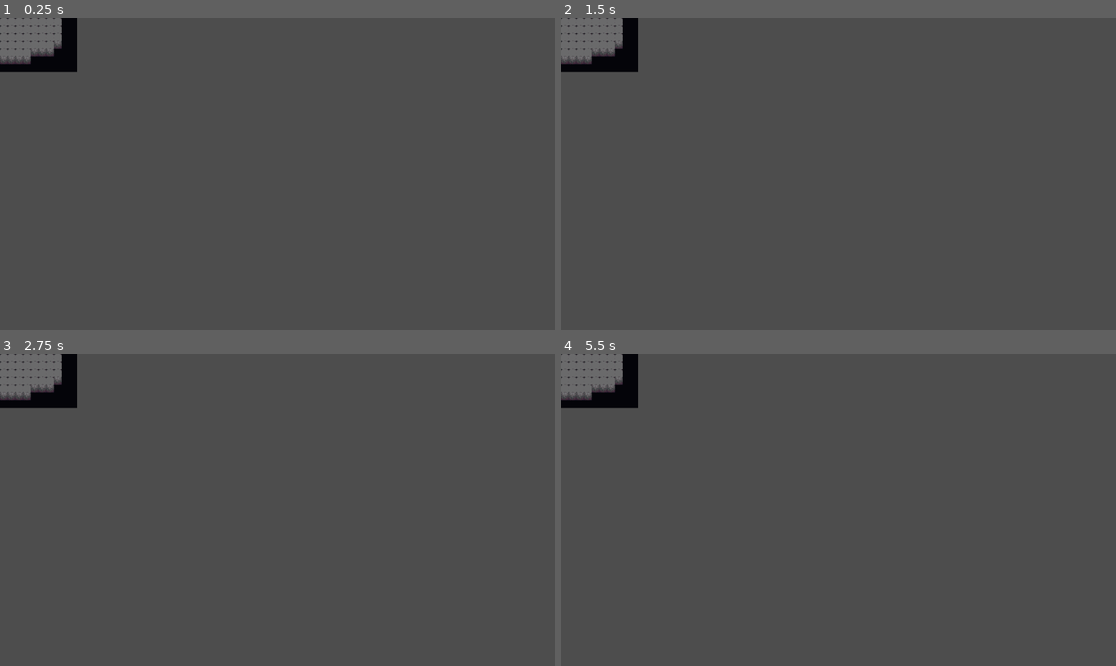
Above: before the commit, frames 1-4 (two rows, left to right).
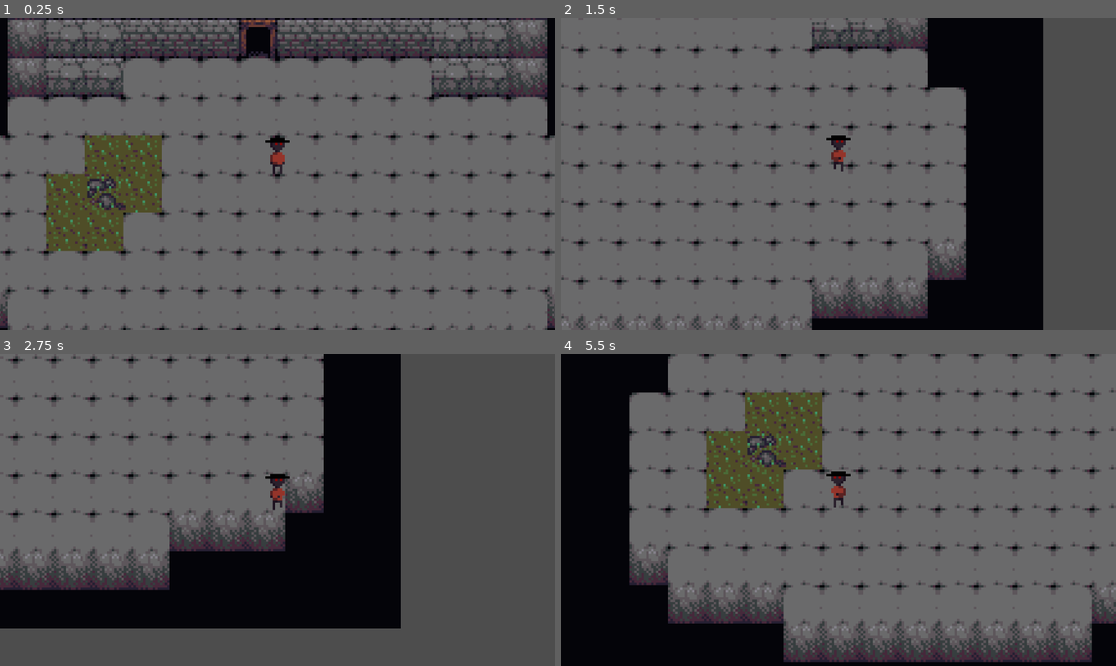
Above: after the commit, the same moments.

Repository: EnterGilgamesh/Castrum-Mortuorum
Game: Godot game, scene res://test_level_0.tscn
Same seed, same stepped clock (60 frames per second), same inputs: the game is played once before the commit and once after it. The project has no main scene, so this scene is started directly.
Inputs (mouse positions are in pixels of both pictures, inside the frame that each line leads up to):
- Up to frame 1 (0.25 s): no input
- Up to frame 2 (1.5 s): tap Enter at 0.5 s; move the mouse to (960, 158) at 0.52 s; hold D (Move right, bound only after the commit) 0.53-1.28 s; click (960, 158) at 0.6 s; move the mouse to (727, 189) at 1.27 s; hold S (Move down, bound only after the commit) from 1.28 s (still down); click (727, 189) at 1.35 s
- Up to frame 3 (2.75 s): move the mouse to (333, 441) at 2.02 s; release S (Move down, bound only after the commit) at 2.03 s; hold D (Move right, bound only after the commit) from 2.03 s (still down); click (333, 441) at 2.1 s
- Up to frame 4 (5.5 s): move the mouse to (810, 572) at 2.77 s; release D (Move right, bound only after the commit) at 2.78 s; hold W (Move up, bound only after the commit) 2.78-3.53 s; click (810, 572) at 2.85 s; move the mouse to (1005, 556) at 3.52 s; hold A (Move left, bound only after the commit) 3.53-5.03 s; click (1005, 556) at 3.6 s; move the mouse to (672, 463) at 4.27 s; click (672, 463) at 4.35 s; move the mouse to (866, 510) at 5.02 s; hold S (Move down, bound only after the commit) from 5.03 s (still down); click (866, 510) at 5.1 s

The runs differ from the first frame. In frame 1, 83% of the frame differs, in the area x 0-100%, y 0-100%; in frame 2, 76%; in frame 3, 55%; in frame 4, 86%.

Commit message:
you can finally move!

Diff:
--- /dev/null
+++ b/castrum-mortuorum/player.gd
@@ -0,0 +1,38 @@
+extends CharacterBody2D
+
+
+@export var speed : float = 6000.0
+@export var attack_velocity : float = 3000.0
+
+@export var allow_input : bool = true
+
+
+func _physics_process(delta: float) -> void:
+	var direction = Vector2(Input.get_axis("Move left", "Move right"), Input.get_axis("Move up", "Move down"))
+
+	movement(delta, direction)
+	#attack(direction, delta)
+
+	move_and_slide()
+
+func movement(delta, direction):
+	if allow_input:
+		velocity = direction.normalized() * speed * delta
+
+		if direction == Vector2.ZERO:
+			$Sprite.play("idle")
+		else:
+			$Sprite.play("run")
+
+		if direction.x == 1:
+			$Sprite.flip_h = false
+		elif direction.x == -1:
+			$Sprite.flip_h = true
+
+func attack(direction, delta):
+	if Input.is_action_just_pressed("Attack"):
+		$Sprite.play("attack")
+		allow_input = false
+		velocity += direction * attack_velocity * delta
+		await get_tree().create_timer(1).timeout
+		allow_input = true
--- a/castrum-mortuorum/player.tscn
+++ b/castrum-mortuorum/player.tscn
@@ -1,85 +1,81 @@
-[gd_scene load_steps=16 format=3 uid="uid://dksjs3kbenswn"]
+[gd_scene load_steps=17 format=3 uid="uid://dksjs3kbenswn"]
 
-[ext_resource type="Texture2D" uid="uid://d3we0k4d8nokj" path="res://player_sprite.png" id="1_4flbx"]
-
-[sub_resource type="CircleShape2D" id="CircleShape2D_onrkg"]
-
-[sub_resource type="AtlasTexture" id="AtlasTexture_i3pqv"]
-atlas = ExtResource("1_4flbx")
-region = Rect2(96, 0, 16, 16)
+[ext_resource type="Script" uid="uid://dusxpj3oog21y" path="res://player.gd" id="1_onrkg"]
+[ext_resource type="Texture2D" uid="uid://ydf0psfmkny0" path="res://player_sprite-sheet.png" id="2_i3pqv"]
 
 [sub_resource type="AtlasTexture" id="AtlasTexture_hqtel"]
-atlas = ExtResource("1_4flbx")
-region = Rect2(112, 0, 16, 16)
+atlas = ExtResource("2_i3pqv")
+region = Rect2(192, 0, 32, 32)
 
 [sub_resource type="AtlasTexture" id="AtlasTexture_sweqy"]
-atlas = ExtResource("1_4flbx")
-region = Rect2(128, 0, 16, 16)
+atlas = ExtResource("2_i3pqv")
+region = Rect2(224, 0, 32, 32)
 
 [sub_resource type="AtlasTexture" id="AtlasTexture_2hs0m"]
-atlas = ExtResource("1_4flbx")
-region = Rect2(0, 0, 16, 16)
+atlas = ExtResource("2_i3pqv")
+region = Rect2(256, 0, 32, 32)
 
 [sub_resource type="AtlasTexture" id="AtlasTexture_1jxqw"]
-atlas = ExtResource("1_4flbx")
-region = Rect2(16, 0, 16, 16)
+atlas = ExtResource("2_i3pqv")
+region = Rect2(0, 0, 32, 32)
 
 [sub_resource type="AtlasTexture" id="AtlasTexture_dw050"]
-atlas = ExtResource("1_4flbx")
-region = Rect2(32, 0, 16, 16)
+atlas = ExtResource("2_i3pqv")
+region = Rect2(64, 0, 32, 32)
 
 [sub_resource type="AtlasTexture" id="AtlasTexture_b26j0"]
-atlas = ExtResource("1_4flbx")
-region = Rect2(48, 0, 16, 16)
+atlas = ExtResource("2_i3pqv")
+region = Rect2(32, 0, 32, 32)
 
 [sub_resource type="AtlasTexture" id="AtlasTexture_n7ghd"]
-atlas = ExtResource("1_4flbx")
-region = Rect2(64, 0, 16, 16)
+atlas = ExtResource("2_i3pqv")
+region = Rect2(64, 0, 32, 32)
 
 [sub_resource type="AtlasTexture" id="AtlasTexture_nvl01"]
-atlas = ExtResource("1_4flbx")
-region = Rect2(80, 0, 16, 16)
+atlas = ExtResource("2_i3pqv")
+region = Rect2(96, 0, 32, 32)
 
 [sub_resource type="AtlasTexture" id="AtlasTexture_ivps1"]
-atlas = ExtResource("1_4flbx")
-region = Rect2(64, 0, 16, 16)
+atlas = ExtResource("2_i3pqv")
+region = Rect2(128, 0, 32, 32)
 
 [sub_resource type="AtlasTexture" id="AtlasTexture_urp6f"]
-atlas = ExtResource("1_4flbx")
-region = Rect2(48, 0, 16, 16)
+atlas = ExtResource("2_i3pqv")
+region = Rect2(160, 0, 32, 32)
 
 [sub_resource type="AtlasTexture" id="AtlasTexture_bwjto"]
-atlas = ExtResource("1_4flbx")
-region = Rect2(32, 0, 16, 16)
+atlas = ExtResource("2_i3pqv")
+region = Rect2(128, 0, 32, 32)
 
-[sub_resource type="SpriteFrames" id="SpriteFrames_606se"]
+[sub_resource type="AtlasTexture" id="AtlasTexture_606se"]
+atlas = ExtResource("2_i3pqv")
+region = Rect2(96, 0, 32, 32)
+
+[sub_resource type="SpriteFrames" id="SpriteFrames_u1c27"]
 animations = [{
 "frames": [{
-"duration": 1.0,
-"texture": SubResource("AtlasTexture_i3pqv")
-}, {
 "duration": 1.0,
 "texture": SubResource("AtlasTexture_hqtel")
 }, {
 "duration": 1.0,
 "texture": SubResource("AtlasTexture_sweqy")
-}],
-"loop": true,
-"name": &"attack",
-"speed": 8.0
 }, {
-"frames": [{
 "duration": 1.0,
 "texture": SubResource("AtlasTexture_2hs0m")
 }],
-"loop": true,
-"name": &"idle",
-"speed": 5.0
+"loop": false,
+"name": &"attack",
+"speed": 10.0
 }, {
 "frames": [{
 "duration": 1.0,
 "texture": SubResource("AtlasTexture_1jxqw")
+}],
+"loop": true,
+"name": &"idle",
+"speed": 10.0
 }, {
+"frames": [{
 "duration": 1.0,
 "texture": SubResource("AtlasTexture_dw050")
 }, {
@@ -100,18 +96,31 @@
 }, {
 "duration": 1.0,
 "texture": SubResource("AtlasTexture_bwjto")
+}, {
+"duration": 1.0,
+"texture": SubResource("AtlasTexture_606se")
 }],
 "loop": true,
 "name": &"run",
-"speed": 8.0
+"speed": 10.0
 }]
 
+[sub_resource type="CircleShape2D" id="CircleShape2D_op7ga"]
+radius = 3.1622777
+
 [node name="player" type="CharacterBody2D"]
+script = ExtResource("1_onrkg")
+
+[node name="Sprite" type="AnimatedSprite2D" parent="."]
+position = Vector2(0, -8)
+sprite_frames = SubResource("SpriteFrames_u1c27")
+animation = &"attack"
+frame = 2
+frame_progress = 1.0
 
 [node name="CollisionShape2D" type="CollisionShape2D" parent="."]
-shape = SubResource("CircleShape2D_onrkg")
+position = Vector2(0, -2)
+shape = SubResource("CircleShape2D_op7ga")
 
-[node name="AnimatedSprite2D" type="AnimatedSprite2D" parent="."]
-sprite_frames = SubResource("SpriteFrames_606se")
-animation = &"attack"
-frame_progress = 0.17474575
+[node name="Camera2D" type="Camera2D" parent="."]
+zoom = Vector2(5, 5)
--- a/castrum-mortuorum/project.godot
+++ b/castrum-mortuorum/project.godot
@@ -14,6 +14,39 @@
 config/features=PackedStringArray("4.5", "GL Compatibility")
 config/icon="res://icon.svg"
 
+[input]
+
+"Move up"={
+"deadzone": 0.2,
+"events": [Object(InputEventKey,"resource_local_to_scene":false,"resource_name":"","device":-1,"window_id":0,"alt_pressed":false,"shift_pressed":false,"ctrl_pressed":false,"meta_pressed":false,"pressed":false,"keycode":0,"physical_keycode":87,"key_label":0,"unicode":119,"location":0,"echo":false,"script":null)
+]
+}
+"Move down"={
+"deadzone": 0.2,
+"events": [Object(InputEventKey,"resource_local_to_scene":false,"resource_name":"","device":-1,"window_id":0,"alt_pressed":false,"shift_pressed":false,"ctrl_pressed":false,"meta_pressed":false,"pressed":false,"keycode":0,"physical_keycode":83,"key_label":0,"unicode":115,"location":0,"echo":false,"script":null)
+]
+}
+"Move left"={
+"deadzone": 0.2,
+"events": [Object(InputEventKey,"resource_local_to_scene":false,"resource_name":"","device":-1,"window_id":0,"alt_pressed":false,"shift_pressed":false,"ctrl_pressed":false,"meta_pressed":false,"pressed":false,"keycode":0,"physical_keycode":65,"key_label":0,"unicode":97,"location":0,"echo":false,"script":null)
+]
+}
+"Move right"={
+"deadzone": 0.2,
+"events": [Object(InputEventKey,"resource_local_to_scene":false,"resource_name":"","device":-1,"window_id":0,"alt_pressed":false,"shift_pressed":false,"ctrl_pressed":false,"meta_pressed":false,"pressed":false,"keycode":0,"physical_keycode":68,"key_label":0,"unicode":100,"location":0,"echo":false,"script":null)
+]
+}
+Attack={
+"deadzone": 0.2,
+"events": [Object(InputEventMouseButton,"resource_local_to_scene":false,"resource_name":"","device":-1,"window_id":0,"alt_pressed":false,"shift_pressed":false,"ctrl_pressed":false,"meta_pressed":false,"button_mask":0,"position":Vector2(0, 0),"global_position":Vector2(0, 0),"factor":1.0,"button_index":1,"canceled":false,"pressed":false,"double_click":false,"script":null)
+]
+}
+Dash={
+"deadzone": 0.2,
+"events": [Object(InputEventKey,"resource_local_to_scene":false,"resource_name":"","device":-1,"window_id":0,"alt_pressed":false,"shift_pressed":false,"ctrl_pressed":false,"meta_pressed":false,"pressed":false,"keycode":0,"physical_keycode":32,"key_label":0,"unicode":32,"location":0,"echo":false,"script":null)
+]
+}
+
 [rendering]
 
 textures/canvas_textures/default_texture_filter=0
--- a/castrum-mortuorum/test_level_0.tscn
+++ b/castrum-mortuorum/test_level_0.tscn
@@ -1,6 +1,7 @@
-[gd_scene load_steps=4 format=4 uid="uid://buyow53c7mjhj"]
+[gd_scene load_steps=5 format=4 uid="uid://buyow53c7mjhj"]
 
 [ext_resource type="Texture2D" uid="uid://cfx82yvm8inaf" path="res://ohmydungeon_v1.1.png" id="1_tlkkh"]
+[ext_resource type="PackedScene" uid="uid://dksjs3kbenswn" path="res://player.tscn" id="2_4hiua"]
 
 [sub_resource type="TileSetAtlasSource" id="TileSetAtlasSource_4hiua"]
 texture = ExtResource("1_tlkkh")
@@ -85,3 +86,5 @@
 [node name="TileMapLayer" type="TileMapLayer" parent="."]
 tile_map_data = PackedByteArray("AAD//wAAAQADAAUAAAAAAAAAAQADAAUAAAD+/wAAAQADAAUAAAD+/wEAAQADAAUAAAD//wEAAQADAAUAAAAAAA …(3760 unchanged characters)…
 tile_set = SubResource("TileSet_hjfw1")
+
+[node name="player" parent="." instance=ExtResource("2_4hiua")]
--- /dev/null
+++ b/castrum-mortuorum/white_outline.gdshader
@@ -0,0 +1,62 @@
+shader_type canvas_item;
+
+uniform vec4 color : source_color = vec4(1.0);
+uniform float width : hint_range(0, 10) = 1.0;
+uniform int pattern : hint_range(0, 2) = 0; // diamond, circle, square
+uniform bool inside = false;
+uniform bool add_margins = true; // only useful when inside is false
+
+void vertex() {
+	if (add_margins) {
+		VERTEX += (UV * 2.0 - 1.0) * width;
+	}
+}
+
+bool hasContraryNeighbour(vec2 uv, vec2 texture_pixel_size, sampler2D texture) {
+	for (float i = -ceil(width); i <= ceil(width); i++) {
+		float x = abs(i) > width ? width * sign(i) : i;
+		float offset;
+
+		if (pattern == 0) {
+			offset = width - abs(x);
+		} else if (pattern == 1) {
+			offset = floor(sqrt(pow(width + 0.5, 2) - x * x));
+		} else if (pattern == 2) {
+			offset = width;
+		}
+
+		for (float j = -ceil(offset); j <= ceil(offset); j++) {
+			float y = abs(j) > offset ? offset * sign(j) : j;
+			vec2 xy = uv + texture_pixel_size * vec2(x, y);
+
+			if ((xy != clamp(xy, vec2(0.0), vec2(1.0)) || texture(texture, xy).a <= 0.0) == inside) {
+				return true;
+			}
+		}
+	}
+
+	return false;
+}
+
+void fragment() {
+	vec2 uv = UV;
+
+	if (add_margins) {
+		vec2 texture_pixel_size = vec2(1.0) / (vec2(1.0) / TEXTURE_PIXEL_SIZE + vec2(width * 2.0));
+
+		uv = (uv - texture_pixel_size * width) * TEXTURE_PIXEL_SIZE / texture_pixel_size;
+
+		if (uv != clamp(uv, vec2(0.0), vec2(1.0))) {
+			COLOR.a = 0.0;
+		} else {
+			COLOR = texture(TEXTURE, uv);
+		}
+	} else {
+		COLOR = texture(TEXTURE, uv);
+	}
+
+	if ((COLOR.a > 0.0) == inside && hasContraryNeighbour(uv, TEXTURE_PIXEL_SIZE, TEXTURE)) {
+		COLOR.rgb = inside ? mix(COLOR.rgb, color.rgb, color.a) : color.rgb;
+		COLOR.a += (1.0 - COLOR.a) * color.a;
+	}
+}
Not shown, added: castrum-mortuorum/player.gd.uid
Binary file added: castrum-mortuorum/player_sprite-sheet.png
Not shown, changed: castrum-mortuorum/player_sprite-sheet.png.import
Binary file removed: castrum-mortuorum/player_sprite.png
Not shown, added: castrum-mortuorum/white_outline.gdshader.uid
